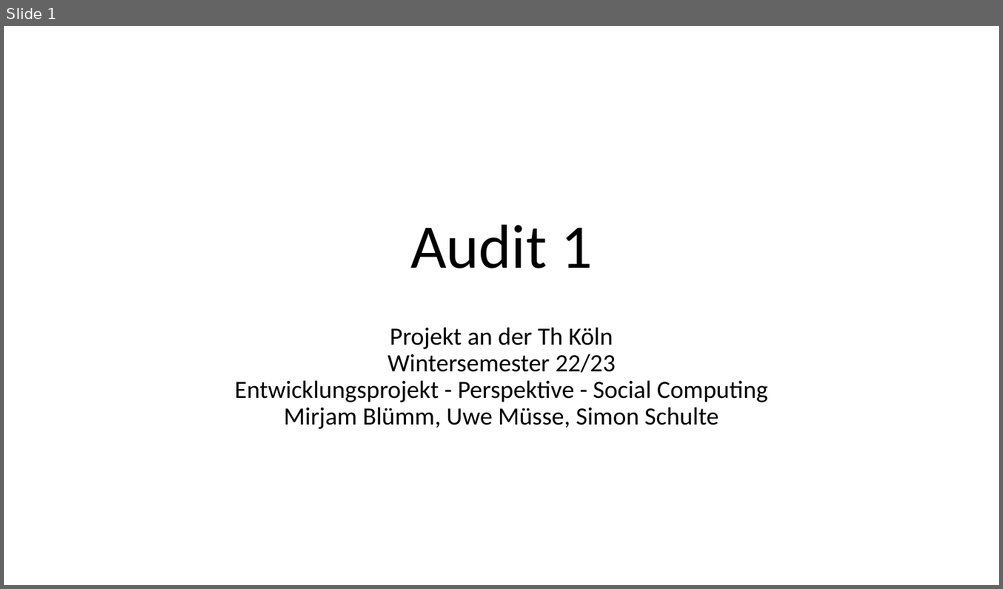
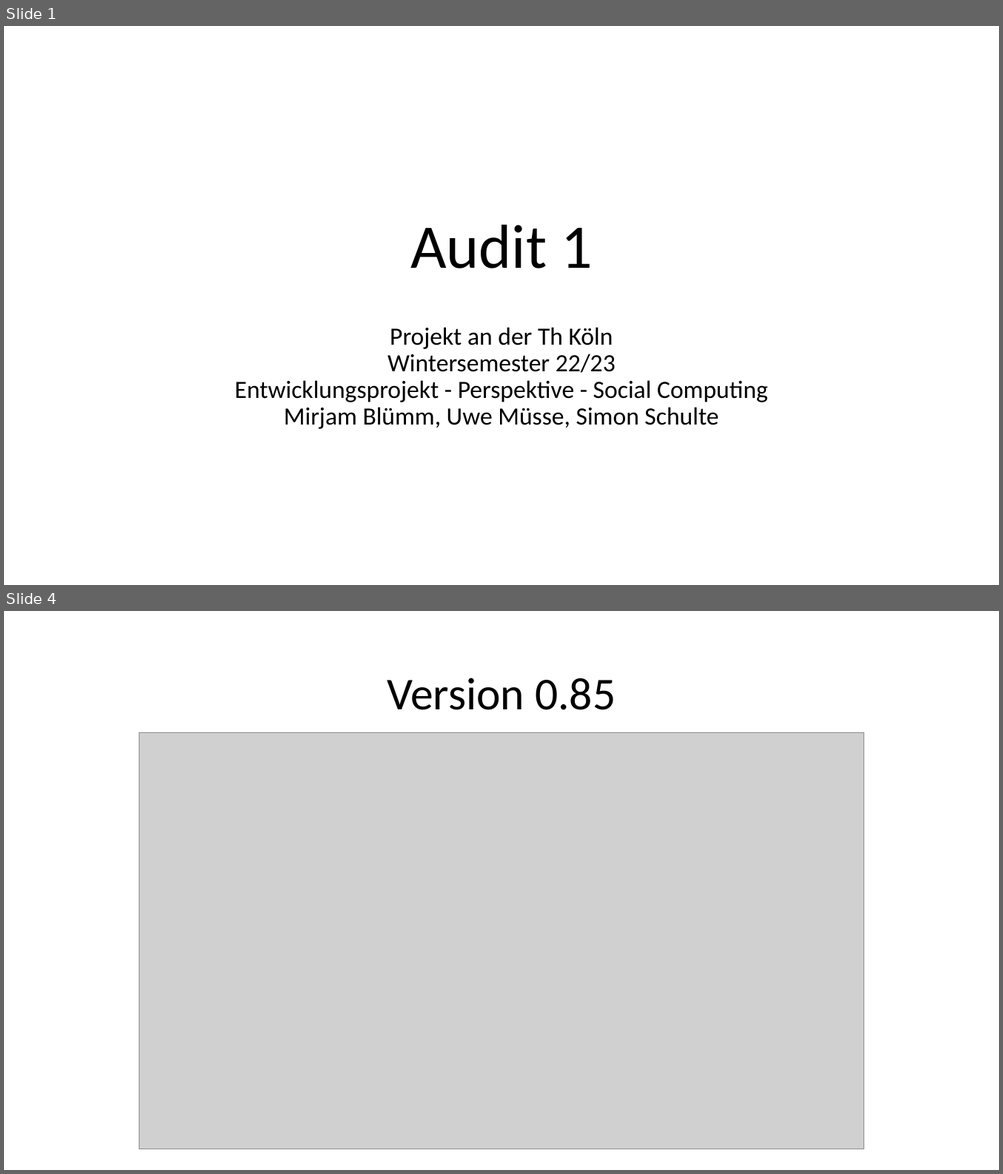
Before and after one commit to sebastiankoch10/EPWS2223HausenKochZimmer, a slide deck: EPWS2223HausenKochZimmer Audit 1.pptx. Shown one above the other, each under a label of ours: slide 1 before the commit, slides 1 and 4 after it; the slides between them are not shown. The pictures are 1003x589 and 1003x1174 pixels, drawn with LibreOffice and Linux fonts; fonts in the diff are those of the drawing; grey boxes stand for pictures. Boxes give left, top, right and bottom in pixels: in the first picture for what was removed or moved away, otherwise in the second. Text is boxed around its words. In the diff, an @@ line names an element or a change of style, - is before the commit and + after.

```diff
--- a/EPWS2223HausenKochZimmer Audit 1.pptx
+++ b/EPWS2223HausenKochZimmer Audit 1.pptx
@@ slide 4 added at [4,611,999,1170], background #FFFFFF @@
@@ title added at [387,678,615,710], 44 pt, text #000000 @@
+Version 0.85
@@ picture added at [139,733,865,1150] @@
```
Also in this commit, not shown: 6 other slides added, 1 other file.
